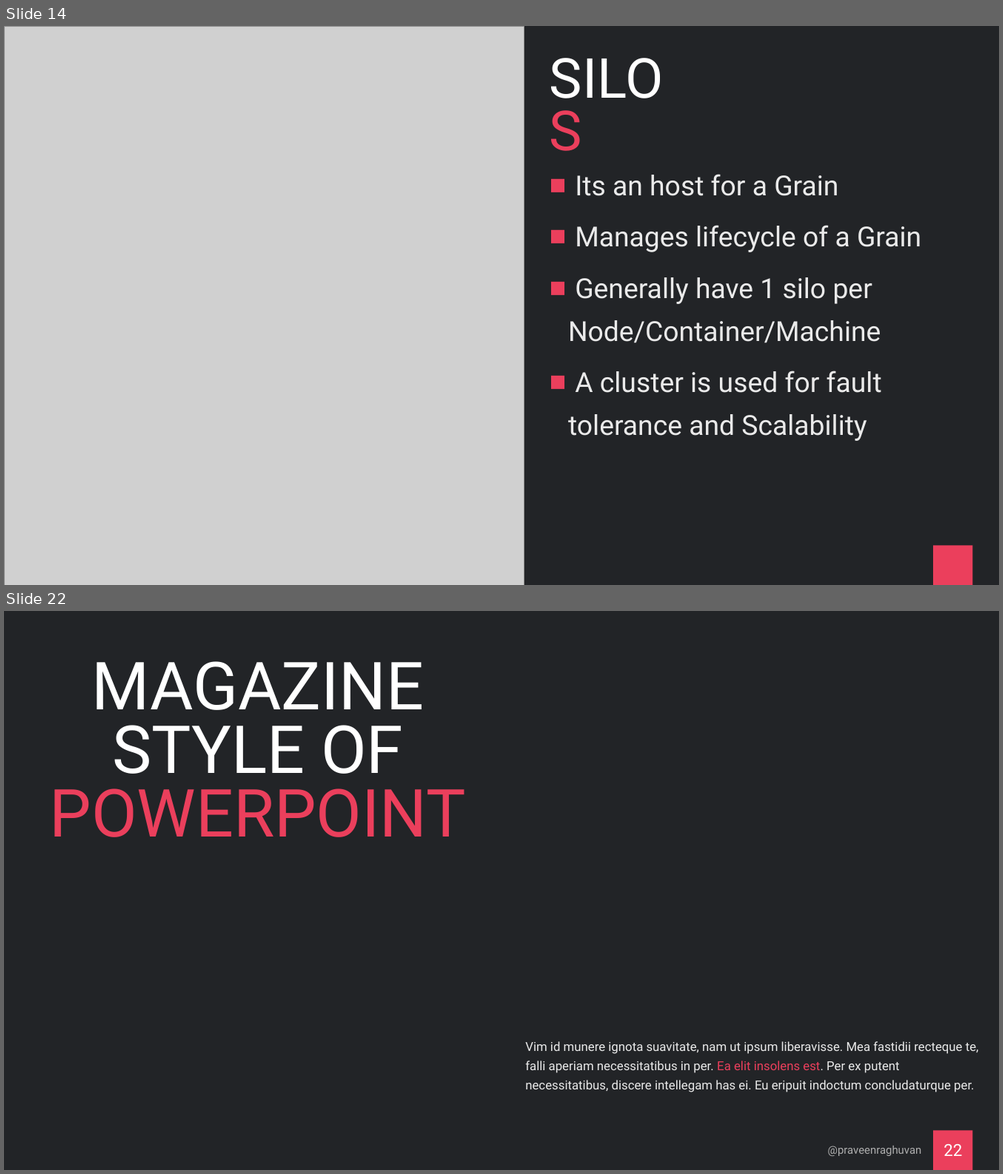
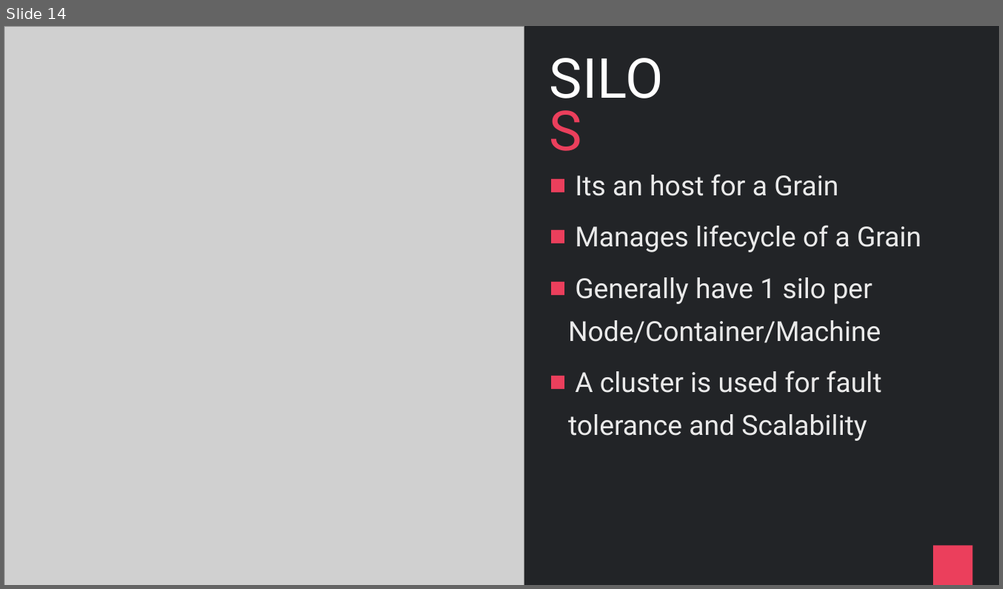
Before and after one commit to praveenraghuvanshi/tech-sessions, a slide deck: drafts/Orleans/ppt/Orleans_draft.pptx. Shown one above the other, each under a label of ours: slides 14 and 22 before the commit, slide 14 after it; the slides between them are not shown. The pictures are 1003x1174 and 1003x589 pixels, drawn with LibreOffice and Linux fonts; fonts in the diff are those of the drawing; grey boxes stand for pictures. Boxes give left, top, right and bottom in pixels: in the first picture for what was removed or moved away, otherwise in the second. Text is boxed around its words. In the diff, an @@ line names an element or a change of style, - is before the commit and + after.

```diff
--- a/drafts/Orleans/ppt/Orleans_draft.pptx
+++ b/drafts/Orleans/ppt/Orleans_draft.pptx
@@ slide 22 removed at box(4, 611, 999, 1170), background #222427; not listed: 1 template element that a slide beside it also shows @@
@@ title removed at box(50, 661, 466, 837) @@
-MAGAZINE
-STYLE OF
-POWERPOINT
@@ text removed at box(525, 1042, 979, 1093) @@
-Vim id munere ignota suavitate, nam ut ipsum liberavisse. Mea fastidii recteque te, falli aperiam necessitatibus in per. Ea elit insolens est. Per ex putent necessitatibus, discere intellegam has ei. Eu eripuit indoctum concludaturque per.
@@ text removed at box(828, 1146, 922, 1156) @@
-@praveenraghuvan
@@ page number removed at box(943, 1145, 962, 1156) @@
-22
```
Also in this commit, not shown: 4 slides changed, 4 slides added, 65 other slides removed, 7 other files.
